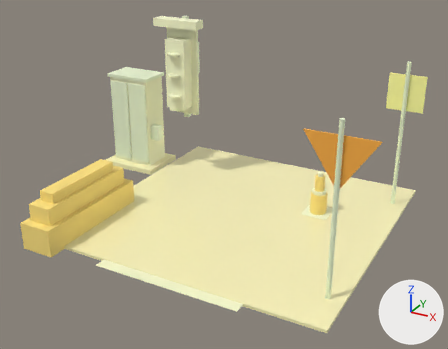
The glTF model exports/gltf/scene_wet_road_braking.glb: old version first, new version second.
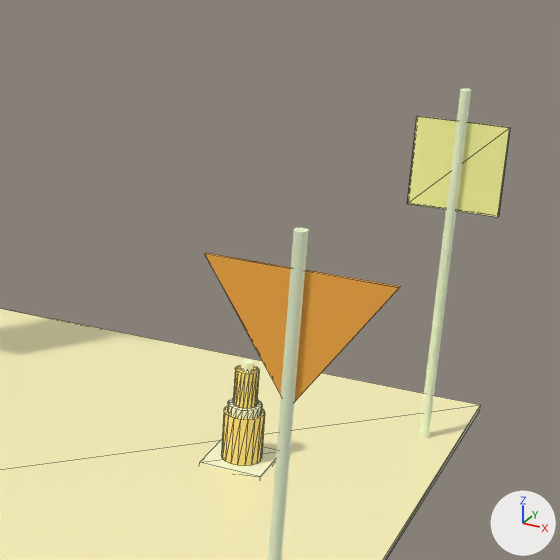
Old and new are each drawn whole from a 50 mm lens placed at (3.64, -7.25, 4.21), pointed at (-0.19, -0.29, 0.73) and again close up on the part from 49% to 100% of the width and 7% to 73% of the height. The lights are fixed; the arrows at lower right show +X, +Y and +Z. The older version's two pictures come first. The close-ups show mesh edges as thin lines.

Names of what the first close-up shows: 'base', 'body', 'body_lower', 'body_upper', 'plate_base_00', 'plate_base_00.001', 'pole', 'pole.001' and 2 more.
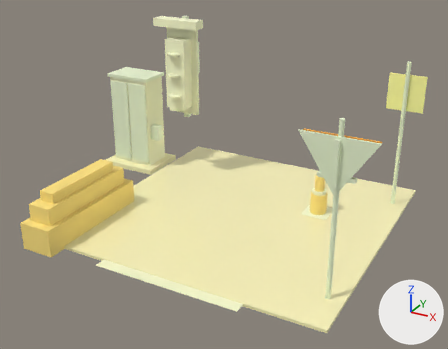
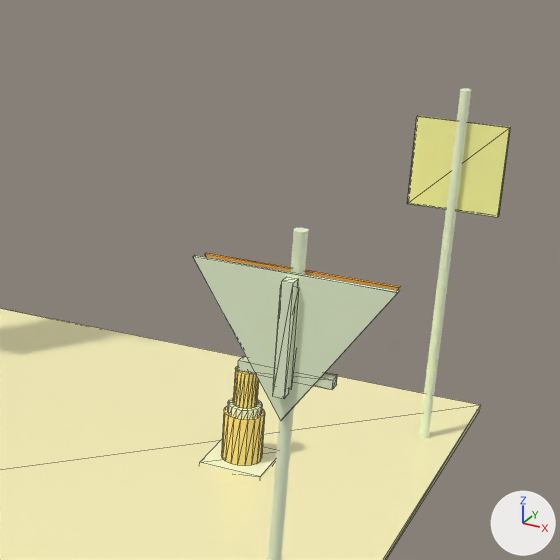
Edits to the scene script, one JSON object a line:
```json
{"op": "add", "block": "me_clamp_0", "code": ["me_clamp_0 = bpy.data.meshes.new('clamp_0')", "me_clamp_0.from_pydata(...)  # a box spanning x 1.76..1.84, y -1.515..-1.465, z 1.52..1.98", "me_clamp_0.materials.append(mat_mat_metal_galvanized)  # pale green #f3ffda"]}
{"op": "add", "block": "me_rail_lower", "code": ["me_rail_lower = bpy.data.meshes.new('rail_lower')", "me_rail_lower.from_pydata(...)  # a box spanning x 1.59..2.01, y -1.495..-1.435, z 1.548..1.592", "me_rail_lower.materials.append(mat_mat_metal_galvanized)  # pale green #f3ffda"]}
{"op": "add", "block": "me_stiffener_0", "code": ["me_stiffener_0 = bpy.data.meshes.new('stiffener_0')", "me_stiffener_0.from_pydata(...)  # a box spanning x 1.775..1.825, y -1.555..-1.495, z 1.49..2.01", "me_stiffener_0.materials.append(mat_mat_metal_galvanized)  # pale green #f3ffda"]}
{"op": "add", "block": "me_back_plate", "code": ["me_back_plate = bpy.data.meshes.new('back_plate')", "me_back_plate.from_pydata([(1.8, -1.478, 1.356), (1.358, -1.478, 2.029), (2.242, -1.478, 2.029), (2.242, -1.502, 2.029), (1.358, -1.502, 2.029), (1.8, -1.502, 1.356)], [], [(0, 1, 2), (3, 4, 5), (0, 1, 4), (0, 4, 5), (1, 2, 3), (1, 3, 4), (2, 0, 5), (2, 5, 3)])", "me_back_plate.materials.append(mat_mat_metal_galvanized)  # pale green #f3ffda"]}
{"op": "add", "block": "ob_clamp_0", "code": ["ob_clamp_0 = bpy.data.objects.new('clamp_0', me_clamp_0)", "ob_clamp_0.location = (0.0, 0.0, 0.0)"]}
{"op": "add", "block": "ob_rail_lower", "code": ["ob_rail_lower = bpy.data.objects.new('rail_lower', me_rail_lower)", "ob_rail_lower.location = (0.0, 0.0, 0.0)"]}
{"op": "add", "block": "ob_stiffener_0", "code": ["ob_stiffener_0 = bpy.data.objects.new('stiffener_0', me_stiffener_0)", "ob_stiffener_0.location = (0.0, 0.0, 0.0)"]}
{"op": "add", "block": "ob_back_plate", "code": ["ob_back_plate = bpy.data.objects.new('back_plate', me_back_plate)", "ob_back_plate.location = (0.0, 0.0, 0.0)"]}
```

What differs and where, as boxes [x1, y1, x2, y2] in the close-ups (560 x 560 px):
```json
{"object": "back_plate", "change": "added", "after": [193, 255, 399, 421], "on screen": "pale green"}
{"object": "stiffener_0", "change": "added", "after": [273, 278, 298, 399], "on screen": "pale green"}
{"object": "clamp_0", "change": "added", "after": [273, 286, 300, 389], "on screen": "pale green"}
{"object": "rail_lower", "change": "added", "after": [238, 356, 337, 390]}
{"object": "plate_base_00", "change": "unchanged, covered by the edit", "before": [205, 253, 401, 402], "after": [205, 253, 401, 290]}
```
